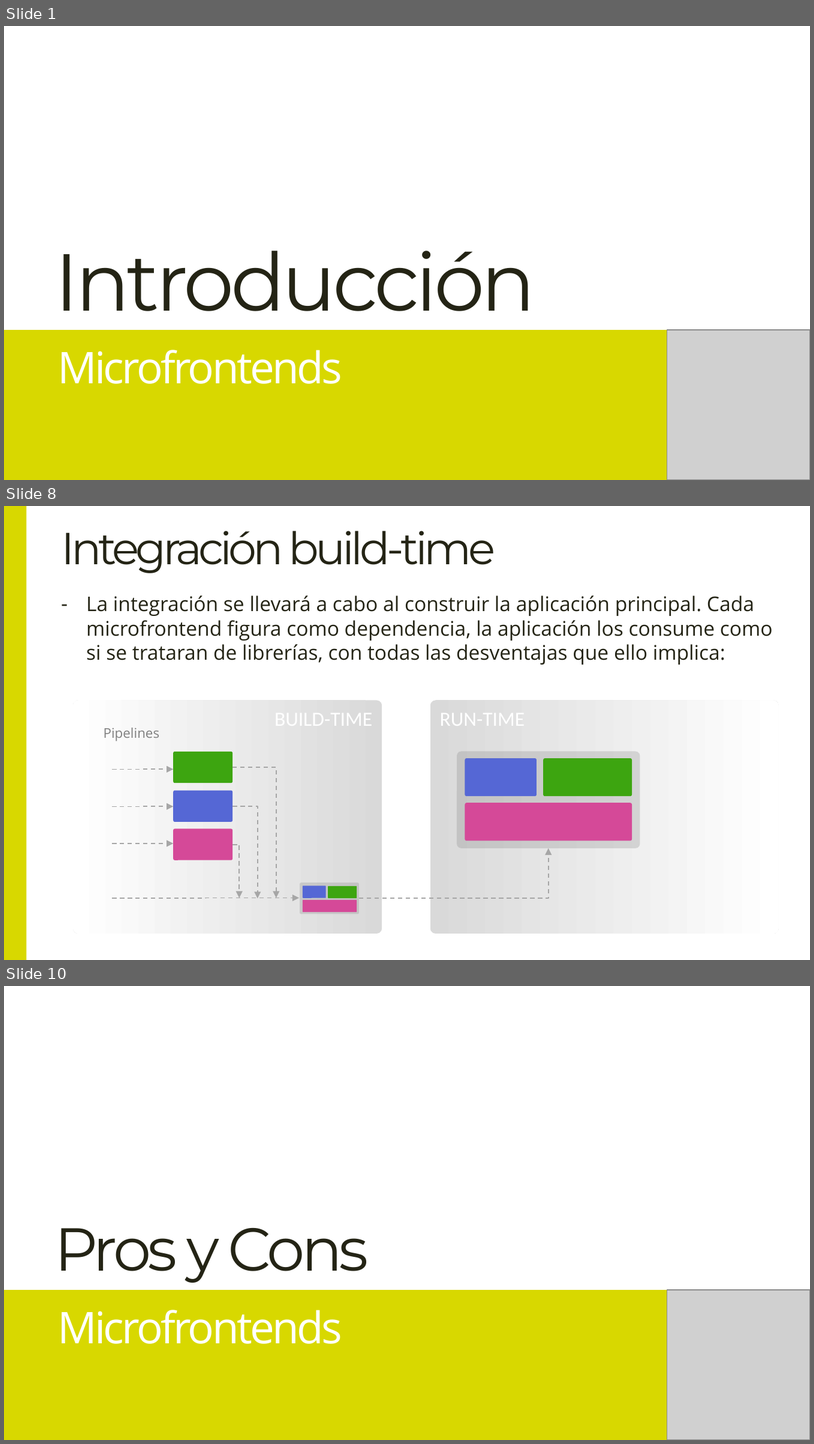
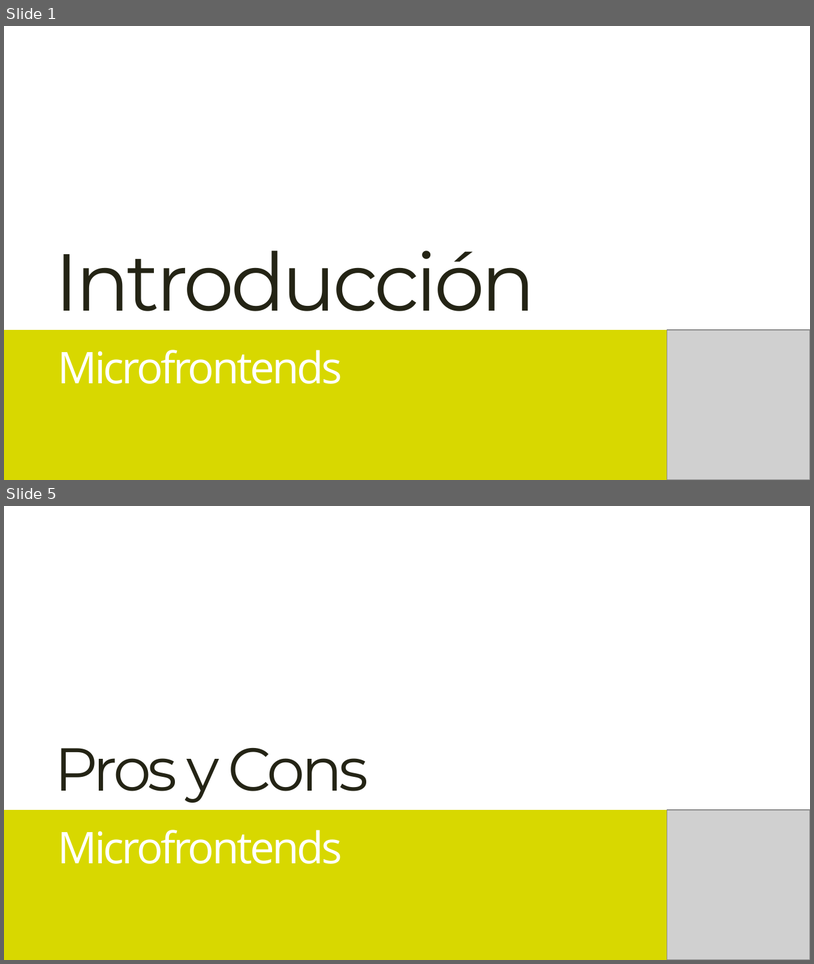
Before and after one commit to Lemoncode/master-frontend-lemoncode, a slide deck: 04-frameworks/16-microfrontends/00-teoría/00-introducción-a-microfrontends.pptx. Shown one above the other, each under a label of ours: slides 1, 8 and 10 before the commit, slides 1 and 5 after it; the slides between them are not shown. The pictures are 814x1444 and 814x964 pixels, drawn with LibreOffice and Linux fonts; fonts in the diff are those of the drawing; grey boxes stand for pictures. Boxes give left, top, right and bottom in pixels: in the first picture for what was removed or moved away, otherwise in the second. Text is boxed around its words. In the diff, an @@ line names an element or a change of style, - is before the commit and + after.

```diff
--- a/04-frameworks/16-microfrontends/00-teoría/00-introducción-a-microfrontends.pptx
+++ b/04-frameworks/16-microfrontends/00-teoría/00-introducción-a-microfrontends.pptx
@@ slide 8 removed at (4, 506, 810, 960), background #FFFFFF @@
@@ rectangle removed at (4, 506, 27, 959) @@
@@ title removed at (61, 531, 496, 573) @@
-Integración build-time
@@ text removed at (86, 595, 773, 664) @@
-– La integración se llevará a cabo al construir la aplicación principal. Cada microfrontend figura como dependencia, la aplicación los consume como si se trataran de librerías, con todas las desventajas que ello implica:
@@ rounded rectangle removed at (74, 700, 383, 933) @@
-BUILD-TIME
@@ rounded rectangle removed at (431, 700, 779, 933) @@
-RUN-TIME
@@ text removed at (104, 727, 160, 741) @@
-Pipelines
@@ rounded rectangle removed at (173, 751, 233, 783) @@
@@ rounded rectangle removed at (457, 751, 640, 848) @@
@@ elbow arrow removed from (112, 769) to (173, 769) @@
@@ elbow arrow removed from (233, 767) to (276, 898) @@
@@ rounded rectangle removed at (465, 759, 537, 796) @@
@@ rounded rectangle removed at (543, 759, 632, 796) @@
@@ rounded rectangle removed at (173, 790, 233, 822) @@
@@ elbow arrow removed from (112, 806) to (173, 806) @@
@@ elbow arrow removed from (233, 806) to (258, 898) @@
@@ rounded rectangle removed at (465, 803, 632, 841) @@
@@ rounded rectangle removed at (173, 829, 233, 860) @@
@@ elbow arrow removed from (112, 843) to (173, 843) @@
@@ elbow arrow removed from (233, 844) to (239, 898) @@
@@ elbow arrow removed from (359, 898) to (548, 848) @@
@@ rounded rectangle removed at (300, 883, 360, 914) @@
@@ elbow arrow removed from (112, 898) to (299, 898) @@
@@ rounded rectangle removed at (303, 886, 327, 898) @@
@@ rounded rectangle removed at (303, 900, 357, 912) @@
@@ rounded rectangle removed at (328, 886, 357, 898) @@
@@ what was slide 10 is now slide 5 @@
```
Also in this commit, not shown: 7 slides changed, 3 slides added, 5 other slides removed.
